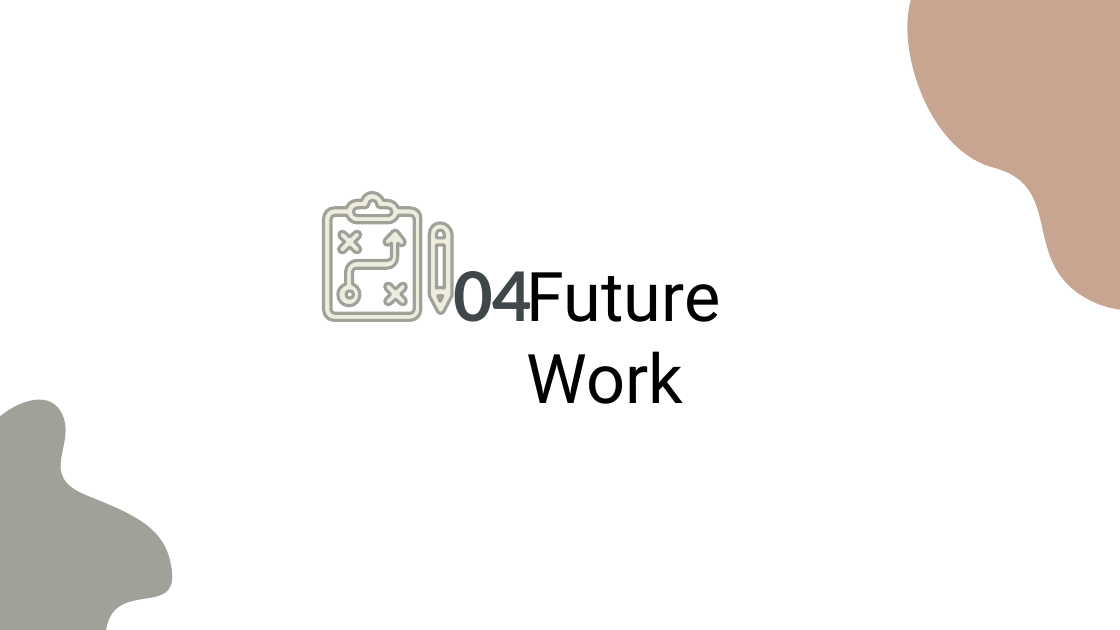
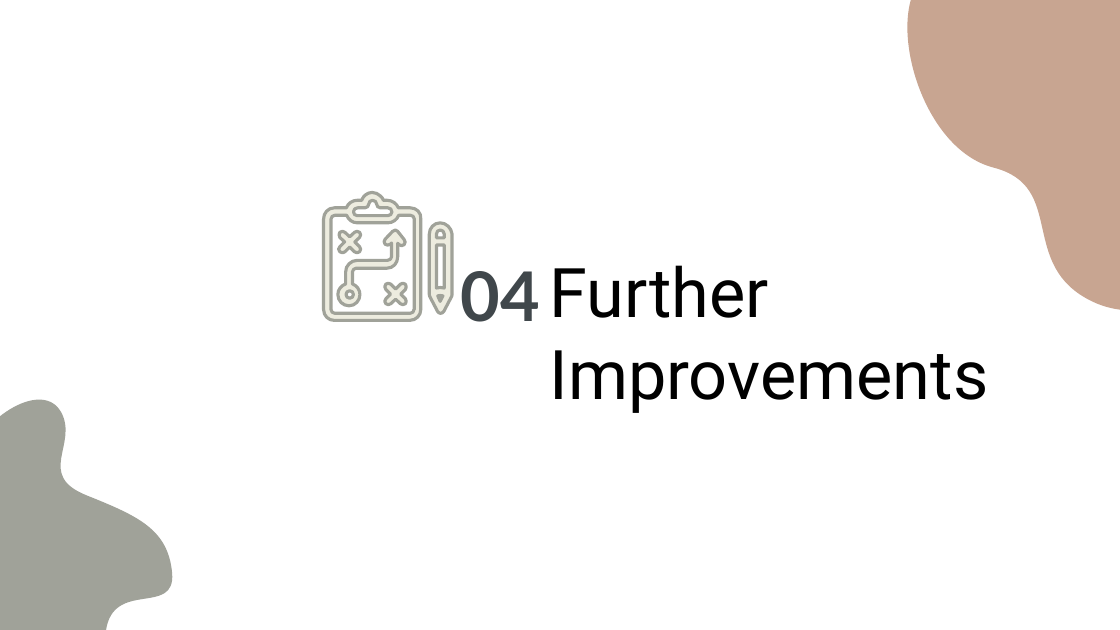
Before and after one commit to kariander1/FaceRecognition, a slide deck: slide 36 of Final Presentation.pptx (slide 31 before the commit). Drawn at 1120x630 pixels with LibreOffice and Linux fonts; fonts in the diff are those of the drawing. Boxes give left, top, right and bottom in pixels: in the first picture for what was removed or moved away, otherwise in the second. Text is boxed around its words. In the diff, an @@ line names an element or a change of style, - is before the commit and + after.

```diff
--- a/Final Presentation.pptx
+++ b/Final Presentation.pptx
@@ title "04" rewrapped from [453,262,532,322] to [461,271,540,322] @@
@@ subtitle at [550,265,989,413]: text changed @@
-Future Work
+Further Improvements
```
Also in this commit, not shown: 30 other slides changed, 4 slides added, 2 slides removed, 3 other files.
